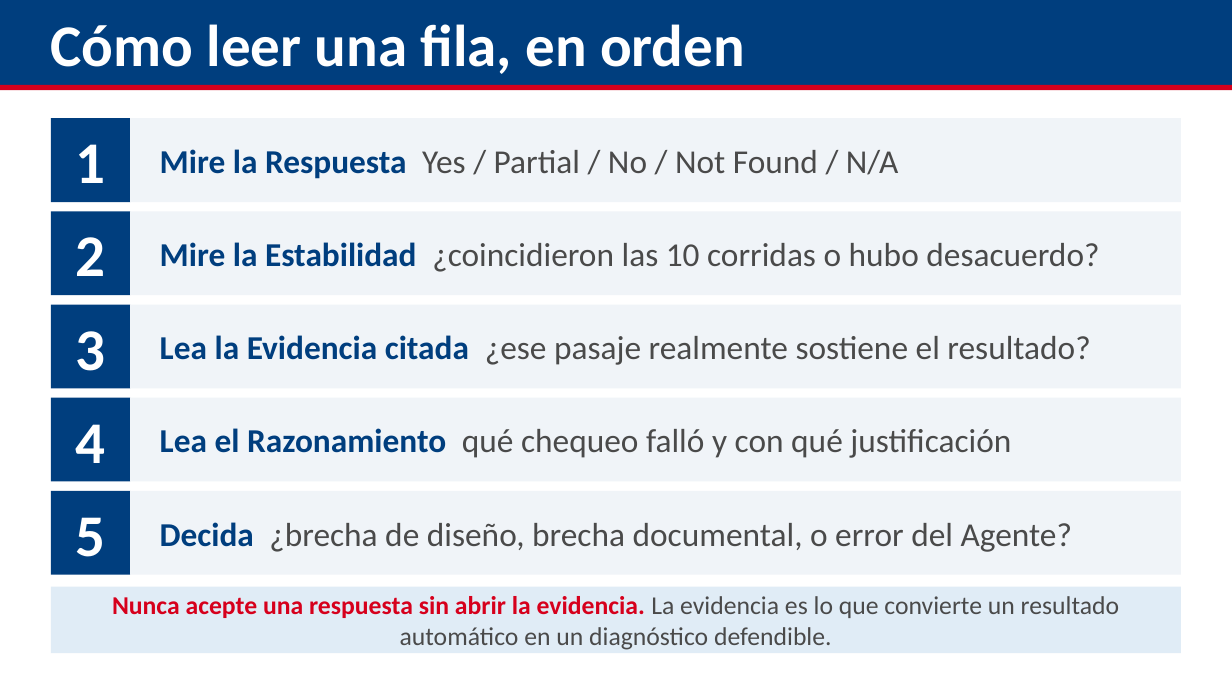
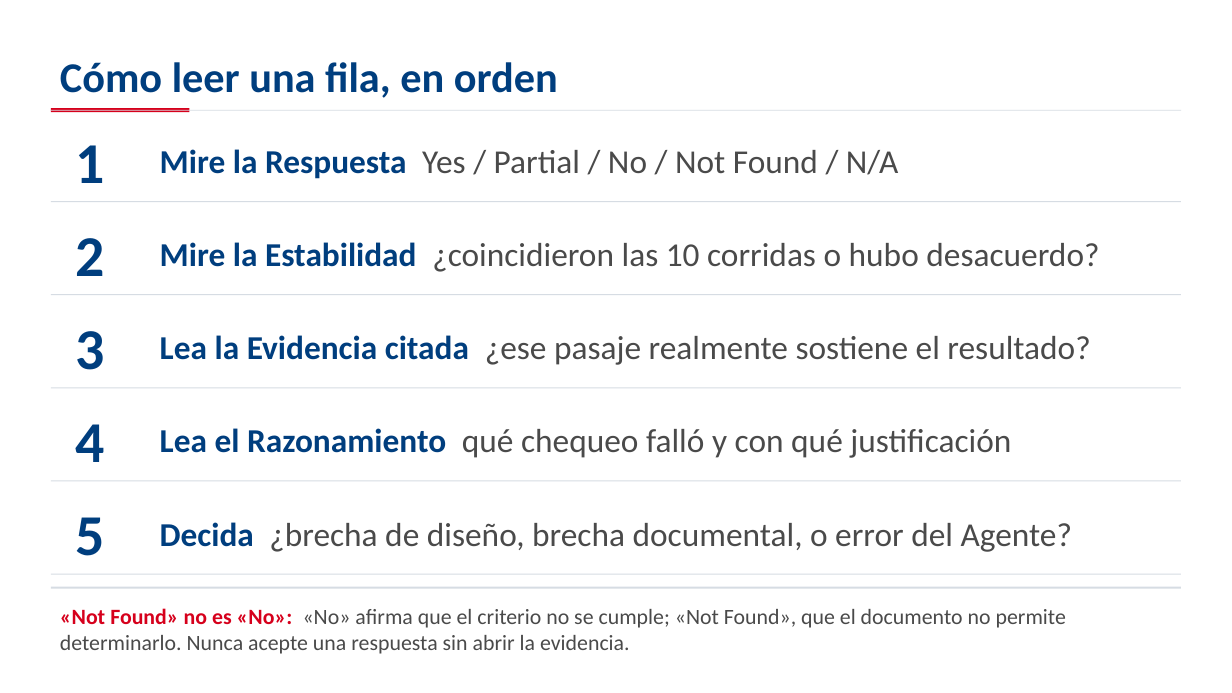
Before and after one commit to aevpsnow6-oss/deploy, a slide deck: slide 28 of presentation/capacitacion_appraisal/Capacitacion_Appraisal_GPT_Ahmed.pptx (slide 23 before the commit). Drawn at 1232x693 pixels with LibreOffice and Linux fonts; fonts in the diff are those of the drawing. Boxes give left, top, right and bottom in pixels: in the first picture for what was removed or moved away, otherwise in the second. Text is boxed around its words. In the diff, an @@ line names an element or a change of style, - is before the commit and + after.

```diff
--- a/presentation/capacitacion_appraisal/Capacitacion_Appraisal_GPT_Ahmed.pptx
+++ b/presentation/capacitacion_appraisal/Capacitacion_Appraisal_GPT_Ahmed.pptx
@@ rectangle removed at [0,0,1232,85] @@
@@ text "Cómo leer una fila, en ...": place and size @@
-text "Cómo leer una fila, en ..." at [51,24,745,74]
+text "Cómo leer una fila, en ..." at [60,62,558,98]
@@ text "Cómo leer una fila, en ..." at [60,62,558,98]: size 46 to 33 pt, text colour #FFFFFF to #003E7E @@
@@ rectangle: place and size @@
-rectangle at [0,85,1232,91]
+rectangle at [51,110,1181,111]
@@ rectangle at [51,110,1181,111]: fill #D6001C to #D6DCE3 @@
@@ rectangle removed at [51,118,130,202] @@
@@ rectangle added at [51,108,189,112], fill #D6001C @@
@@ rectangle: place and size @@
-rectangle at [130,118,1181,202]
+rectangle at [51,201,1181,202]
@@ rectangle removed at [51,212,130,296] @@
@@ rectangle: place and size @@
-rectangle at [130,212,1181,296]
+rectangle at [51,294,1181,295]
@@ rectangle removed at [51,305,130,389] @@
@@ rectangle: place and size @@
-rectangle at [130,305,1181,389]
+rectangle at [51,387,1181,388]
@@ rectangle removed at [51,397,130,482] @@
@@ size 46 to 45 pt, text colour #FFFFFF to #003E7E in 5 elements at [76,145,105,183], [76,238,105,276], [76,331,105,370], [76,424,105,462], [76,517,105,556] @@
@@ rectangle: place and size @@
-rectangle at [130,397,1181,482]
+rectangle at [51,481,1181,482]
@@ rectangle removed at [51,491,130,575] @@
@@ fill #F0F4F8 to #D6DCE3 in 5 elements at [51,294,1181,295], [51,387,1181,388], [51,201,1181,202], [51,481,1181,482], [51,574,1181,575] @@
@@ rectangle: place and size @@
-rectangle at [130,491,1181,575]
+rectangle at [51,574,1181,575]
@@ rectangle removed at [51,587,1181,653] @@
-Nunca acepte una respuesta sin abrir la evidencia. La evidencia es lo que convierte un resultado automático en un diagnóstico defendible.
@@ rectangle added at [51,587,1181,589], fill #D6DCE3 @@
@@ text added at [60,608,1066,654], 17 pt, text #4A4A4A @@
+«Not Found» no es «No»: «No» afirma que el criterio no se cumple; «Not Found», que el documento no permite determinarlo. Nunca acepte una respuesta sin abrir la evidencia.
```
Also in this commit, not shown: 26 other slides changed, 6 slides added, 8 other files.
